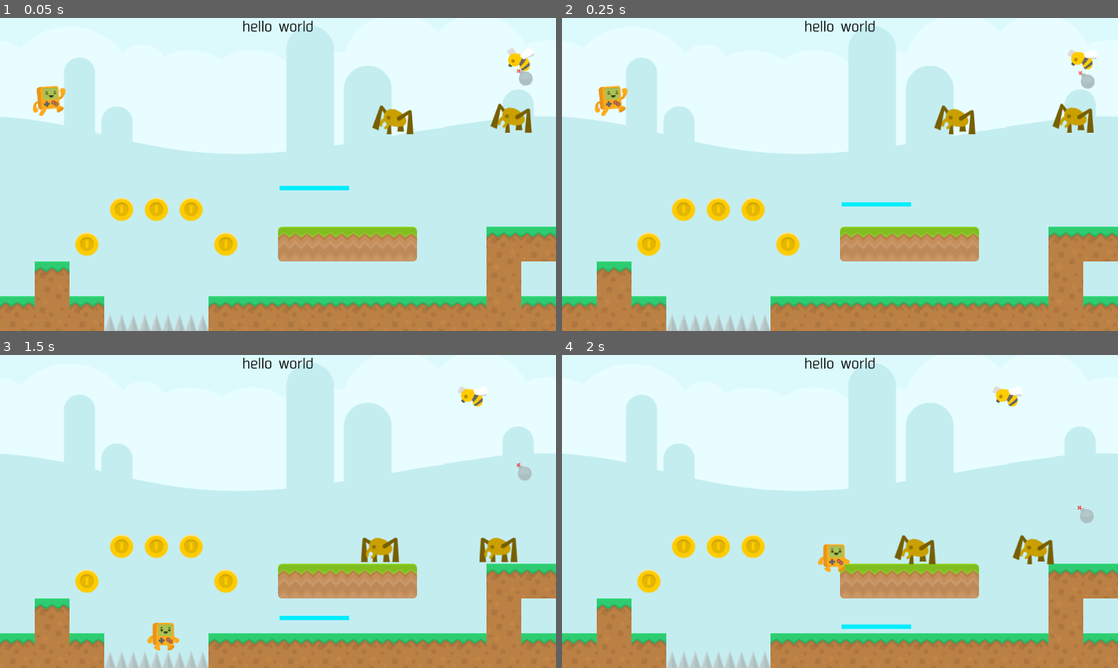
Above: before the commit, frames 1-4 (two rows, left to right).
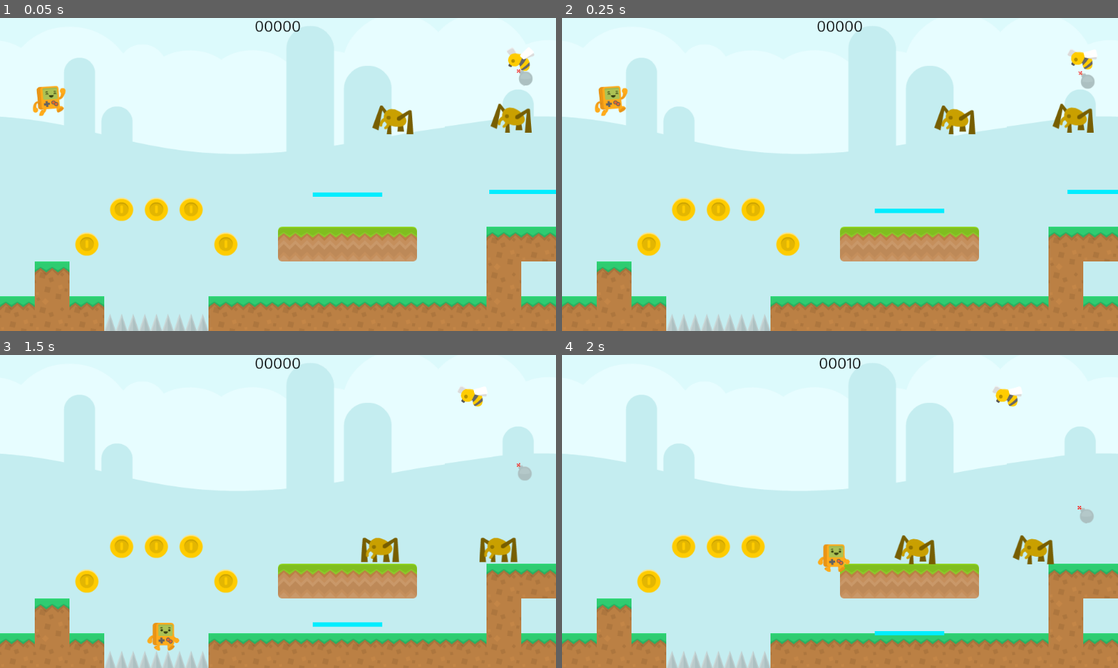
Above: after the commit, the same moments.

Repository: vivisuke/GDAction
Game: Godot game, scene res://MainScene.tscn
Same seed, same stepped clock (60 frames per second), same inputs: the game is played once before the commit and once after it.
Inputs (mouse positions are in pixels of both pictures, inside the frame that each line leads up to):
- Up to frame 1 (0.05 s): no input
- Up to frame 2 (0.25 s): no input
- Up to frame 3 (1.5 s): tap Enter at 0.5 s; move the mouse to (400, 495) at 0.52 s; hold Right (ui_right) from 0.53 s (still down); click (400, 495) at 0.67 s; tap Up (ui_up) at 0.77 s; move the mouse to (166, 527) at 1.27 s
- Up to frame 4 (2 s): keep holding Right (ui_right); tap Up (ui_up) at 1.52 s

The runs differ from the first frame. In frame 1, 0.8% of the frame differs, in the area x 43-100%, y 0-58%; in frame 2, 0.7%; in frame 3, 0.6%; in frame 4, 0.6%.

Commit message:
0040 ◎ C 09/01 09/01 0.001│ToDo│左右に移動する床（StatickBody2D） 0040 ◎ C 09/01 09/01 0.001│ToDo│コインゲット → スコア += 10; スコア表示更新

Diff:
--- /dev/null
+++ b/GDAction/Lift2.gd
@@ -0,0 +1,15 @@
+extends StaticBody2D
+
+var pos0
+var ticks0
+
+func _ready():
+	pos0 = position
+	ticks0 = OS.get_ticks_msec()
+	set_friction(1)
+	pass # Replace with function body.
+
+func _physics_process(delta):
+	var ticks = OS.get_ticks_msec() - ticks0
+	#print(ticks/1000, " ", sin(ticks/1000.0*3.14))
+	position.x = pos0.x + 64*3*sin(ticks/4000.0*3.14)
--- a/GDAction/MainScene.gd
+++ b/GDAction/MainScene.gd
@@ -9,9 +9,11 @@
 }
 
 var spiked = false
+var score = 0
 
 func _ready():
 	Global.player = $Player
+	update_score_label()
 	pass # Replace with function body.
 
 func _input(event):
@@ -35,8 +37,11 @@
 		spiked = false
 	if item == TILE_COIN:
 		$TileMap.set_cell(xy.x, xy.y, TILE_NONE)
+		score += 10
+		update_score_label()
 
-
+func update_score_label():
+	$ParallaxBackground/ParallaxLayer3/ScoreLabel.text = "%05d" % score
 
 func _on_Flag_body_entered(body):
 	print("Flag_body_entered ", body.name)
--- a/GDAction/MainScene.tscn
+++ b/GDAction/MainScene.tscn
@@ -29,6 +29,7 @@
 [ext_resource path="res://Tiles/grassLeft.png" type="Texture" id=27]
 [ext_resource path="res://Tiles/grassRight.png" type="Texture" id=28]
 [ext_resource path="res://Lift.gd" type="Script" id=29]
+[ext_resource path="res://Lift2.gd" type="Script" id=30]
 
 [sub_resource type="DynamicFont" id=1]
 size = 24
@@ -307,7 +308,7 @@
 [node name="ParallaxLayer3" type="ParallaxLayer" parent="ParallaxBackground"]
 motion_scale = Vector2( 0, 1 )
 
-[node name="Label" type="Label" parent="ParallaxBackground/ParallaxLayer3"]
+[node name="ScoreLabel" type="Label" parent="ParallaxBackground/ParallaxLayer3"]
 margin_left = -65.9691
 margin_top = -61.625
 margin_right = 66.0309
@@ -406,7 +407,7 @@
 shape = SubResource( 14 )
 
 [node name="Lift" type="StaticBody2D" parent="."]
-position = Vector2( 579.144, 308.005 )
+position = Vector2( 640, 320 )
 script = ExtResource( 29 )
 __meta__ = {
 "_edit_group_": true
@@ -425,6 +426,26 @@
 [node name="CollisionShape2D" type="CollisionShape2D" parent="Lift"]
 shape = SubResource( 15 )
 
+[node name="Lift2" type="StaticBody2D" parent="."]
+position = Vector2( 960, 320 )
+script = ExtResource( 30 )
+__meta__ = {
+"_edit_group_": true
+}
+
+[node name="ColorRect" type="ColorRect" parent="Lift2"]
+margin_left = -64.0
+margin_top = -4.0
+margin_right = 64.0
+margin_bottom = 4.0
+color = Color( 0, 0.929412, 1, 1 )
+__meta__ = {
+"_edit_use_anchors_": false
+}
+
+[node name="CollisionShape2D" type="CollisionShape2D" parent="Lift2"]
+shape = SubResource( 15 )
+
 [connection signal="body_entered" from="Flag" to="." method="_on_Flag_body_entered"]
 [connection signal="colliedWithPlayer" from="Spider" to="." method="_on_Spider_colliedWithPlayer"]
 [connection signal="colliedWithPlayer" from="Spider2" to="." method="_on_Spider_colliedWithPlayer"]
Not shown: 1 places in GDAction/MainScene.tscn that only renumber resources
Not shown, changed: GDAction.spr
